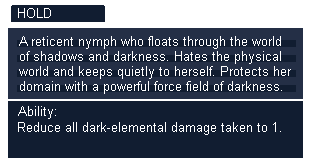
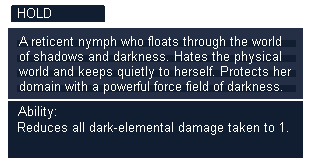
Comparing the layer stacks of the two 311 × 166 images. Changes:
renamed "Reduce all dark-elemental dama..." to "Reduces all dark-elemental dam...", painted on it over [62, 122, 288, 135]
